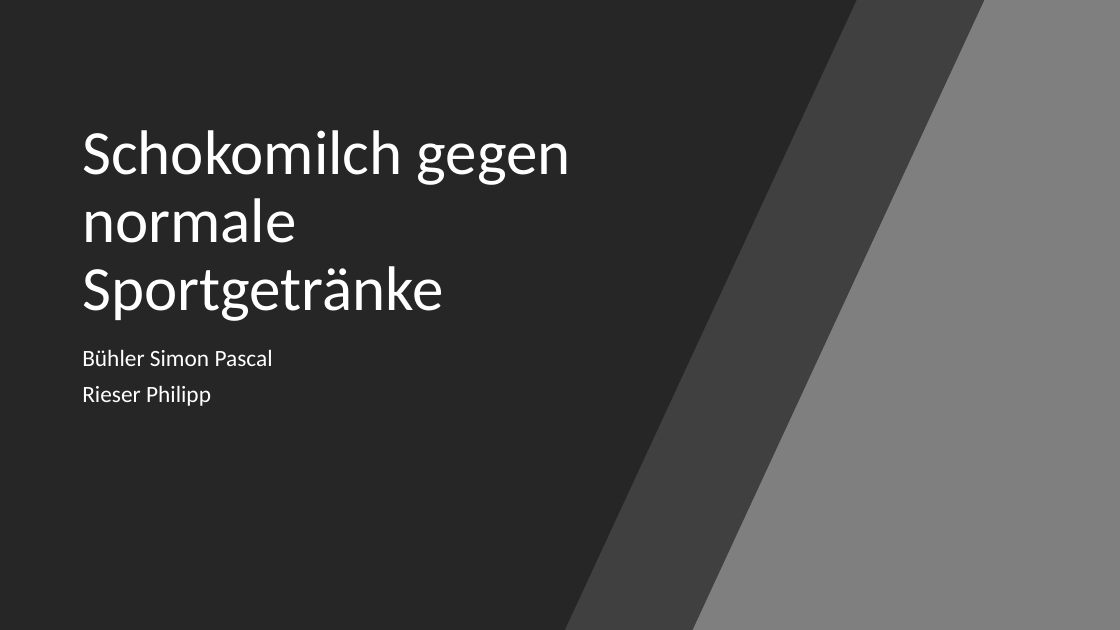
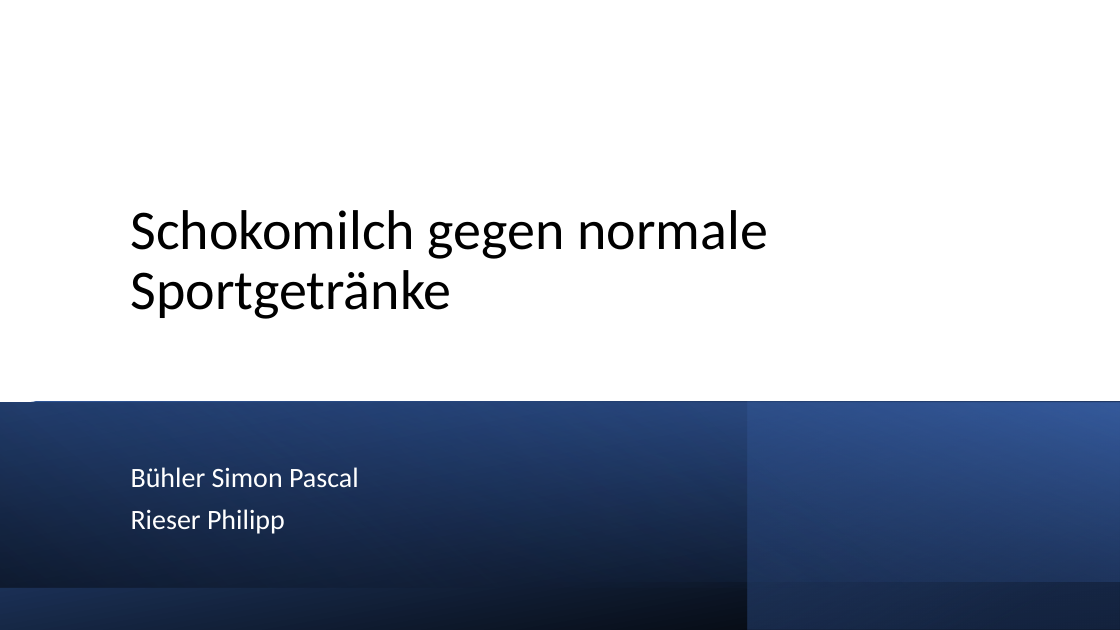
Before and after one commit to buehlpa/ChocolateMilkStudy, a slide deck: slide 1 of pp.pptx. Drawn at 1120x630 pixels with LibreOffice and Linux fonts; fonts in the diff are those of the drawing. Boxes give left, top, right and bottom in pixels: in the first picture for what was removed or moved away, otherwise in the second. Text is boxed around its words. In the diff, an @@ line names an element or a change of style, - is before the commit and + after.

```diff
--- a/pp.pptx
+++ b/pp.pptx
@@ background #7C7C7C to #FFFFFF @@
@@ rectangle removed at (0,0,1120,630) @@
@@ freeform shape removed at (0,0,857,630) @@
@@ freeform shape removed at (114,0,985,630) @@
@@ title "Schokomilch gegen normale Sportgetränke": place and size @@
-title "Schokomilch gegen normale Sportgetränke" at (82,130,571,321)
+title "Schokomilch gegen normale Sportgetränke" at (131,210,768,319)
@@ title "Schokomilch gegen normale Sportgetränke" at (131,210,768,319): size 54 to 48 pt, text colour #FFFFFF to #000000 @@
@@ rectangle added at (0,402,1120,630), fill gradient #2F5597 to #000000 @@
@@ rectangle added at (0,402,1120,582), fill gradient #203864 to #4472C4 @@
@@ rectangle added at (0,402,1120,588), fill gradient #203864 to #000000 @@
@@ rectangle added at (748,402,1120,630), fill gradient #4472C4 to #203864 @@
@@ subtitle "Bühler Simon Pascal": place and size @@
-subtitle "Bühler Simon Pascal" at (82,349,273,406)
+subtitle "Bühler Simon Pascal" at (131,467,359,534)
@@ subtitle "Bühler Simon Pascal" at (131,467,359,534): size 20 to 24 pt; vertical alignment top to middle @@
```
Also in this commit, not shown: 10 other slides changed, 2 slides added, 2 slides removed, 5 other files.
